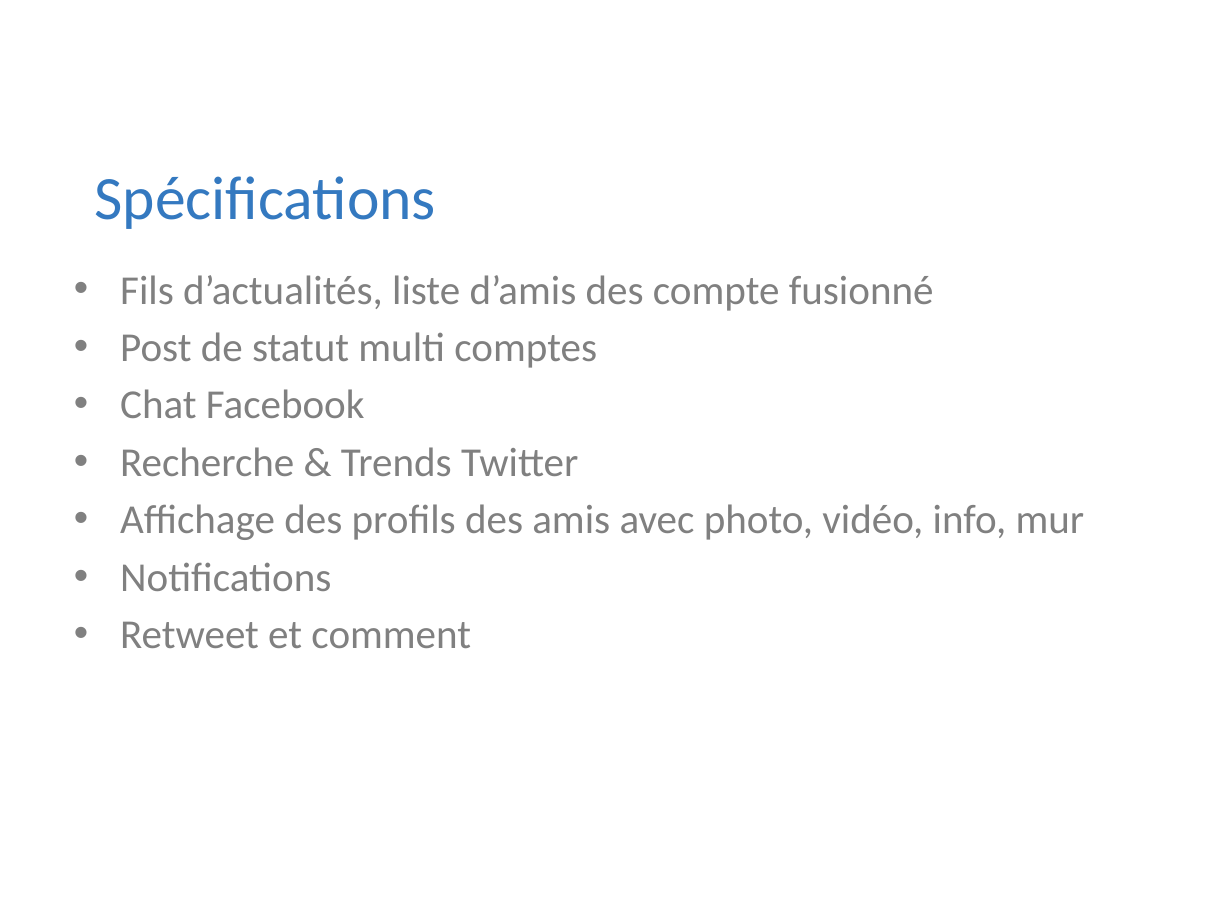
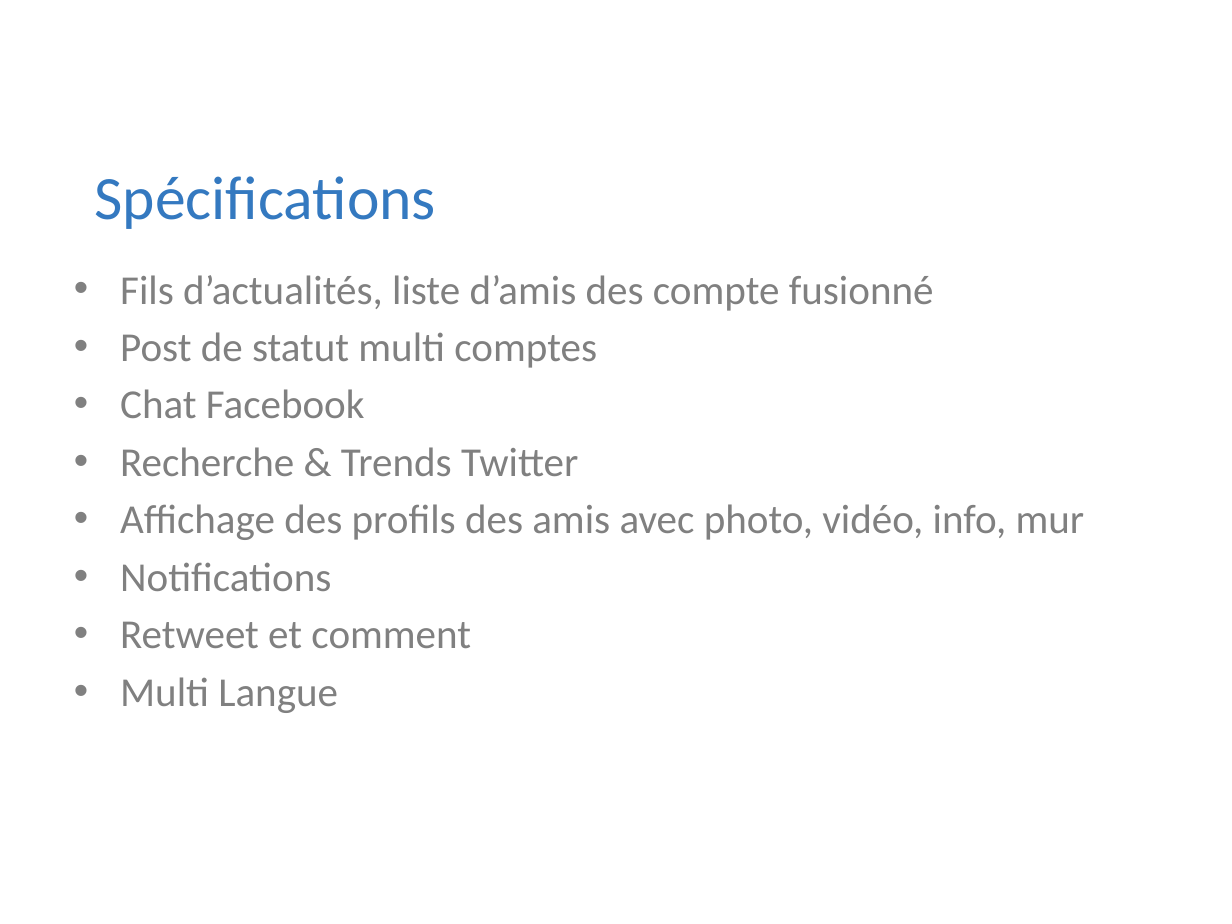
Before and after one commit to Riges/eip-silverlight, a slide deck: slide 6 of Docs/eip 10.09.11/myNETwork.pptx. Drawn at 1232x924 pixels with LibreOffice and Linux fonts; fonts in the diff are those of the drawing; background and template pictures are left out. Boxes give left, top, right and bottom in pixels: in the first picture for what was removed or moved away, otherwise in the second. Text is boxed around its words. In the diff, an @@ line names an element or a change of style, - is before the commit and + after.

```diff
--- a/Docs/eip 10.09.11/myNETwork.pptx
+++ b/Docs/eip 10.09.11/myNETwork.pptx
@@ text at bbox=[120, 677, 338, 713]: paragraph added @@
+• Multi Langue
```
Also in this commit, not shown: 1 other slide changed.
